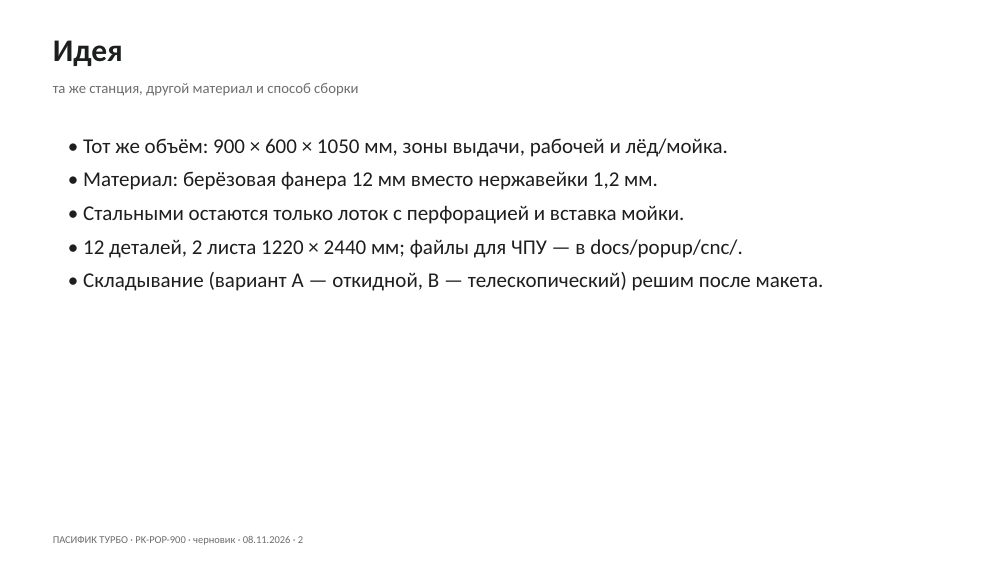
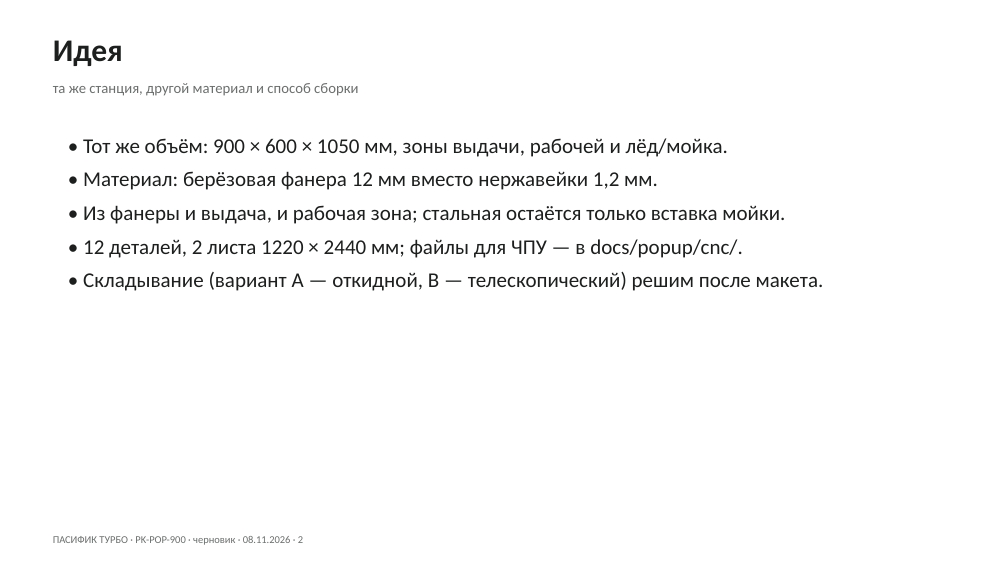
Before and after one commit to horaanlika-droid/pacific, a slide deck: slide 2 of docs/popup/PK-POP-900_prezentatsiya.pptx. Drawn at 1008x567 pixels with LibreOffice and Linux fonts; fonts in the diff are those of the drawing. Boxes give left, top, right and bottom in pixels: in the first picture for what was removed or moved away, otherwise in the second. Text is boxed around its words. In the diff, an @@ line names an element or a change of style, - is before the commit and + after.

Commit message:
попап: плита выдачи из фанеры 12 мм (PK-POP-07, слоты и логотип), боковины 1038, презентация и концепция рев. 2

```diff
--- a/docs/popup/PK-POP-900_prezentatsiya.pptx
+++ b/docs/popup/PK-POP-900_prezentatsiya.pptx
@@ text at box(83, 205, 785, 224): text changed @@
-• Стальными остаются только лоток с перфорацией и вставка мойки.
+• Из фанеры и выдача, и рабочая зона; стальная остаётся только вставка мойки.
```
Also in this commit, not shown: 4 other slides changed, 15 other files.
